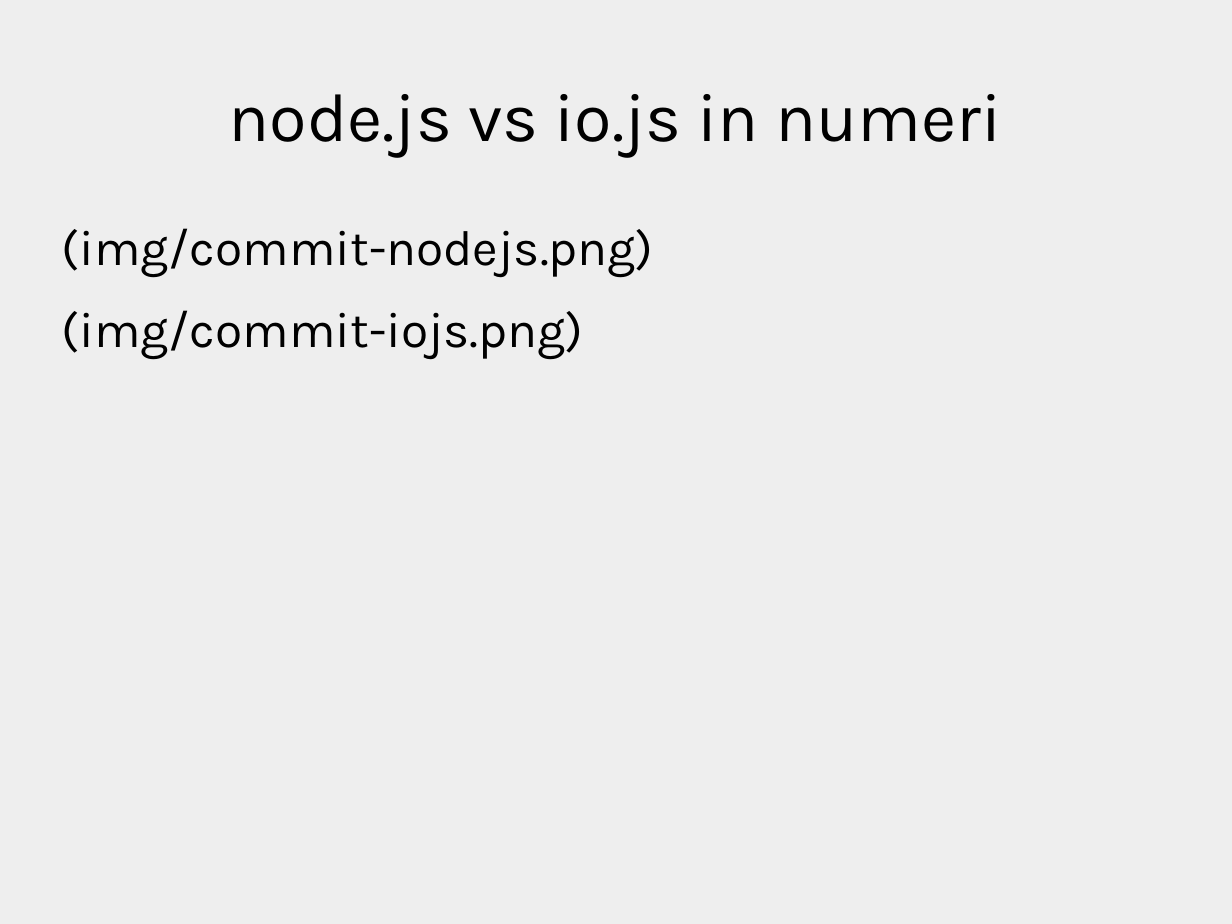
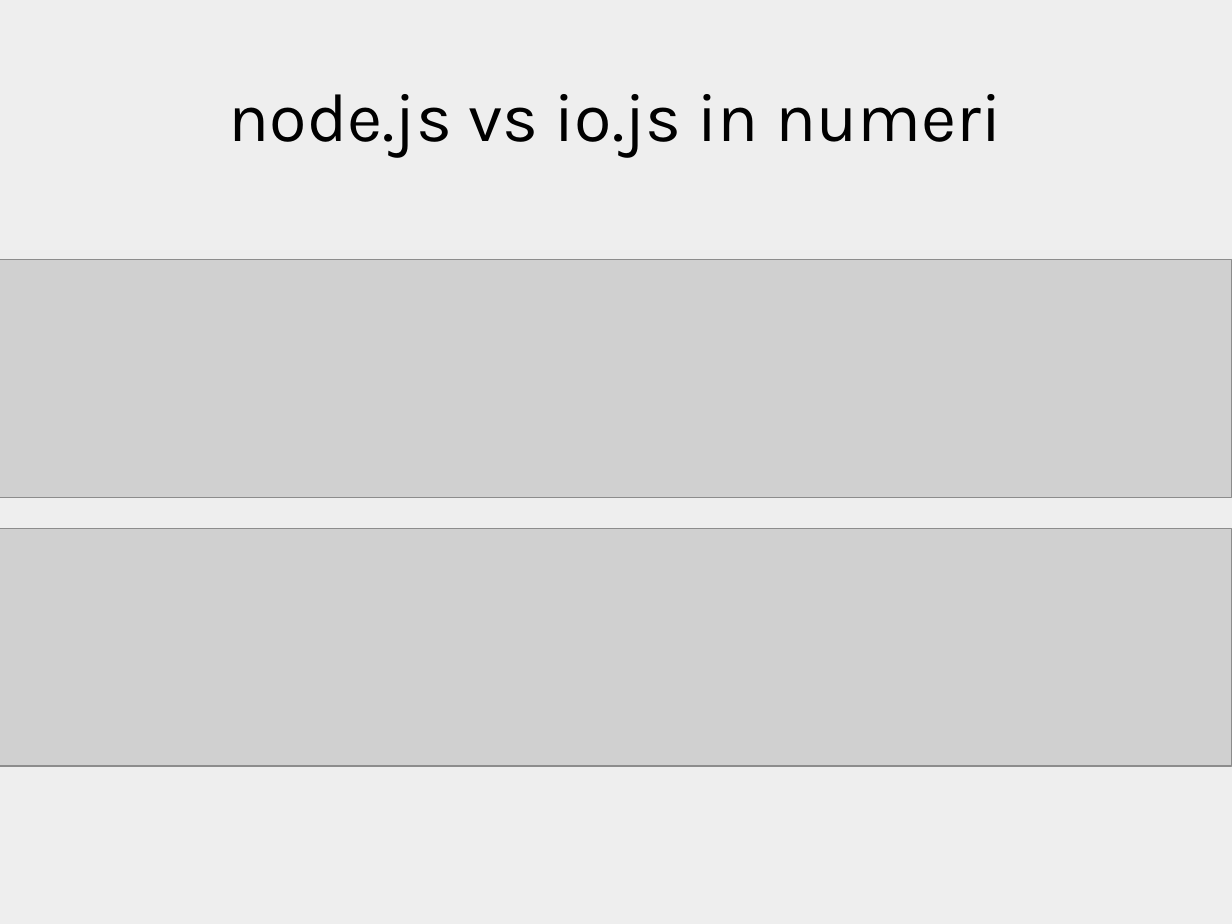
Before and after one commit to xrmx/tcs-sviluppocollaborativo, a slide deck: slide 11 of sviluppo.odp. Drawn at 1232x924 pixels with LibreOffice and Linux fonts; fonts in the diff are those of the drawing; grey boxes stand for pictures. Boxes give left, top, right and bottom in pixels: in the first picture for what was removed or moved away, otherwise in the second. Text is boxed around its words. In the diff, an @@ line names an element or a change of style, - is before the commit and + after.

```diff
--- a/sviluppo.odp
+++ b/sviluppo.odp
@@ text removed at box(62, 228, 654, 359) @@
-(img/commit-nodejs.png)
-(img/commit-iojs.png)
@@ picture added at box(0, 259, 1232, 497) @@
@@ picture added at box(0, 529, 1232, 767) @@
```
Also in this commit, not shown: 10 other slides changed, 1 slide added, 1 slide removed, 1 other file.
